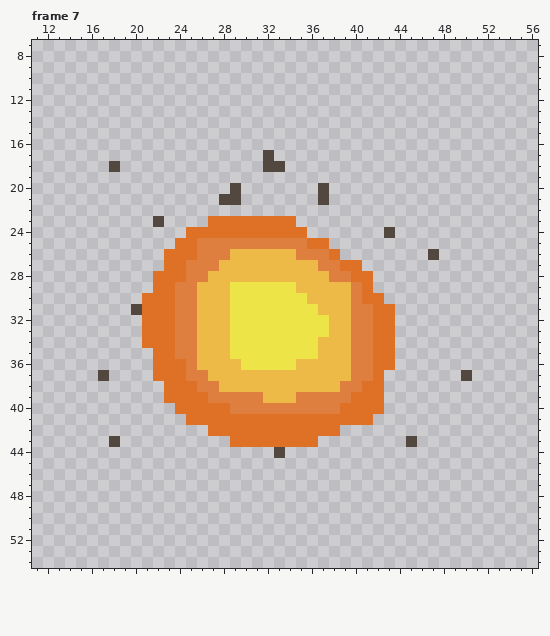
Two versions of one pixel-art file, Aseprite/explosion1.aseprite. This is how it looked before the edit.
64x64 pixels, 7 frames. Shown: frame 7: x 11..56, y 7..54. The commit also changed other frames, which this record leaves out.
And afterwards:
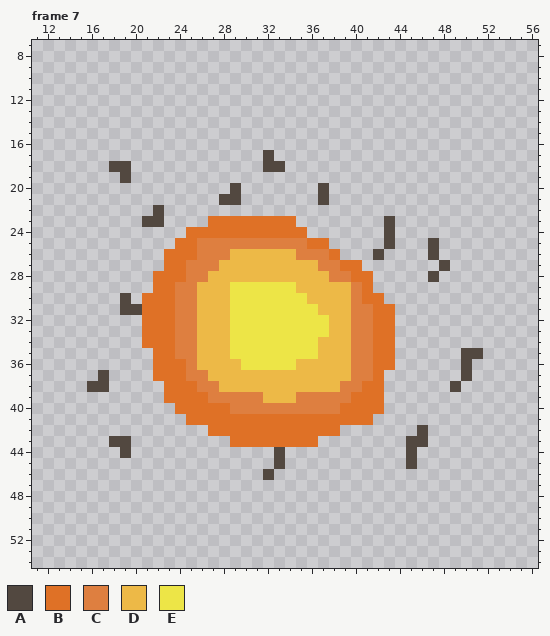
Palette (. is transparent): A #524840  B #df7126  C #de7f40  D #edb947  E #ede547
The commit says: Added second explosion effect, started drawing road
Edits made:
--- frame 7
@@ x 11..56 @@
 17 .....................A........................
-18 .......A.............AA.......................
-19 ..............................................
+18 .......AA............AA.......................
+19 ........A.....................................
 20 ..................A.......A...................
 21 .................AA.......A...................
-22 ..............................................
-23 ...........A....BBBBBBBB......................
+22 ...........A..................................
+23 ..........AA....BBBBBBBB........A.............
 24 ..............BBBBBBBBBBB.......A.............
-25 .............BBCCCCCCCCCCBB...................
-26 ............BBBCCCDDDDDDCCCB........A.........
-27 ............BBCCCDDDDDDDDDCCBB................
-28 ...........BBBCCDDDDDDDDDDDCCBB...............
+25 .............BBCCCCCCCCCCBB.....A...A.........
+26 ............BBBCCCDDDDDDCCCB...A....A.........
+27 ............BBCCCDDDDDDDDDCCBB.......A........
+28 ...........BBBCCDDDDDDDDDDDCCBB.....A.........
 29 ...........BBCCDDDEEEEEEDDDDDCB...............
-30 ..........BBBCCDDDEEEEEEEDDDDCBB..............
-31 .........ABBBCCDDDEEEEEEEEDDDCCBB.............
+30 ........A.BBBCCDDDEEEEEEEDDDDCBB..............
+31 ........AABBBCCDDDEEEEEEEEDDDCCBB.............
 32 ..........BBBCCDDDEEEEEEEEEDDCCBB.............
@@ x 11..56 @@
 34 ..........BBBCCDDDEEEEEEEEDDDCCBB.............
-35 ...........BBCCDDDEEEEEEEEDDDCCBB.............
-36 ...........BBBCDDDDEEEEEDDDDDCCBB.............
+35 ...........BBCCDDDEEEEEEEEDDDCCBB......AA.....
+36 ...........BBBCDDDDEEEEEDDDDDCCBB......A......
 37 ......A....BBBCCDDDDDDDDDDDDDCCB.......A......
-38 ............BBBCCDDDDDDDDDDDCCBB..............
+38 .....AA.....BBBCCDDDDDDDDDDDCCBB......A.......
 39 ............BBBBCCCCCDDDCCCCCBBB..............
@@ x 17..48 @@
 41 ........BBBBBBBBBBBBBBBBB.......
-42 ..........BBBBBBBBBBBB..........
-43 .A..........BBBBBBBB........A...
-44 ................A...............
-45 ................................
-46 ................................
+42 ..........BBBBBBBBBBBB.......A..
+43 .AA.........BBBBBBBB........AA..
+44 ..A.............A...........A...
+45 ................A...........A...
+46 ...............A................
 47 ................................
